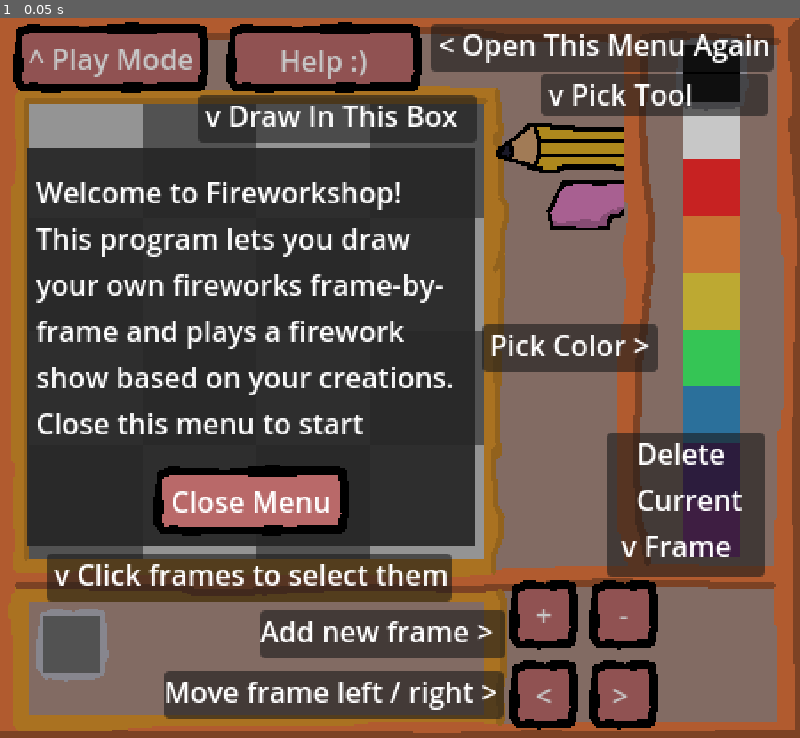
Above: before the commit, frame 1.
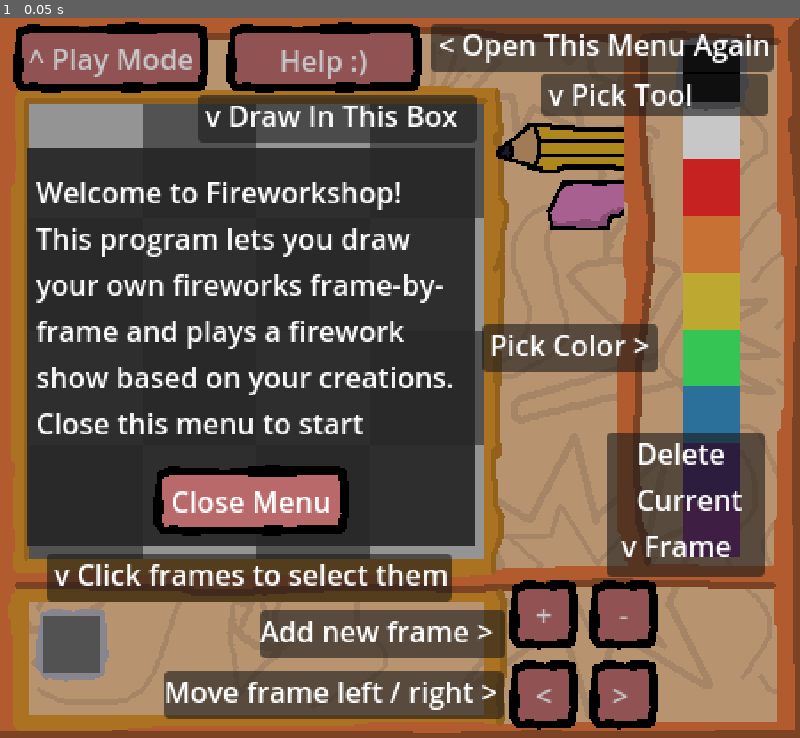
Above: after the commit, the same moment.

Repository: kennethbchen/Fireworkshop-Game
Game: Godot game, scene res://scenes/main.tscn
Two runs of this game, one before a commit and one after it. Both use one fixed random seed, a clock stepped at 60 frames per second and the inputs below. Sound files missing from this copy of the repository are replaced by a short silence.
Inputs:
- Up to frame 1 (0.05 s): no input

The runs differ from the first frame. In frame 1, 19% of the frame differs, in the area x 3-98%, y 2-99%.

Commit message:
Changed background in draw and play modes

Diff:
--- a/scenes/main.tscn
+++ b/scenes/main.tscn
@@ -18,6 +18,7 @@
 [ext_resource type="Texture2D" uid="uid://c8pmswn2xmwgj" path="res://sprites/ui.png" id="7_kl15m"]
 [ext_resource type="Texture2D" uid="uid://bikaxsgews3sj" path="res://sprites/pencil_button/pencil_button_pressed.png" id="7_njtke"]
 [ext_resource type="Texture2D" uid="uid://jeb7kvyq6m03" path="res://sprites/pencil_button/pencil_button_hover.png" id="8_bvipi"]
+[ext_resource type="Texture2D" uid="uid://ch58axfkk2eby" path="res://sprites/draw-background.png" id="8_cw135"]
 [ext_resource type="Script" path="res://scripts/flipbook_navigator.gd" id="9_2c0ij"]
 [ext_resource type="Texture2D" uid="uid://bq6gi7cwviqm4" path="res://sprites/eraser_button/eraser_button_normal.png" id="9_slqom"]
 [ext_resource type="Texture2D" uid="uid://cv55iteip4y4s" path="res://sprites/eraser_button/eraser_button_pressed.png" id="10_1ouoa"]
@@ -55,9 +56,6 @@
 [sub_resource type="StyleBoxFlat" id="StyleBoxFlat_abc8n"]
 bg_color = Color(0.15, 0.15, 0.15, 0.929412)
 
-[sub_resource type="StyleBoxFlat" id="StyleBoxFlat_wqc15"]
-bg_color = Color(0.652302, 0.535339, 0.499742, 1)
-
 [sub_resource type="StyleBoxEmpty" id="StyleBoxEmpty_vhad2"]
 
 [sub_resource type="StyleBoxTexture" id="StyleBoxTexture_r5j4h"]
@@ -71,6 +69,9 @@
 
 [sub_resource type="StyleBoxEmpty" id="StyleBoxEmpty_k72q8"]
 
+[sub_resource type="StyleBoxFlat" id="StyleBoxFlat_wqc15"]
+bg_color = Color(0.640901, 0.489823, 0.400175, 1)
+
 [node name="Main" type="Node2D"]
 
 [node name="SimpleMenu" type="Node" parent="."]
@@ -310,13 +311,13 @@
 metadata/_edit_group_ = true
 metadata/_edit_lock_ = true
 
-[node name="Panel" type="Panel" parent="CreateModeUI"]
+[node name="Panel" type="TextureRect" parent="CreateModeUI"]
 z_index = -10
 layout_mode = 0
 offset_right = 450.0
 offset_bottom = 404.0
 mouse_filter = 2
-theme_override_styles/panel = SubResource("StyleBoxFlat_wqc15")
+texture = ExtResource("8_cw135")
 
 [node name="UI" type="TextureRect" parent="CreateModeUI"]
 layout_mode = 1
Not shown: 1 places in scenes/main.tscn that only renumber resources
Binary file added: sprites/draw-background.png
Not shown, added: sprites/draw-background.png.import
